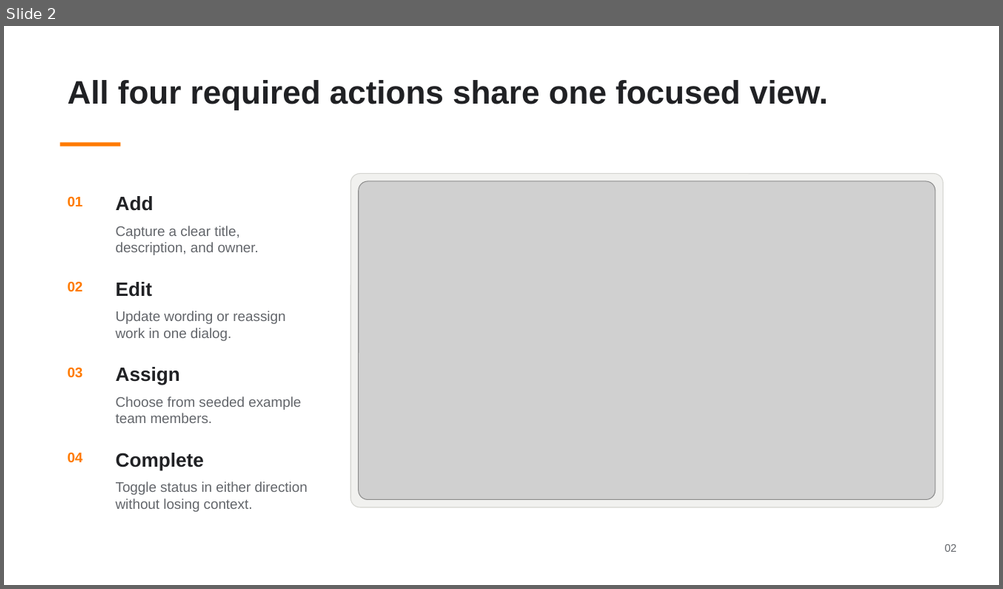
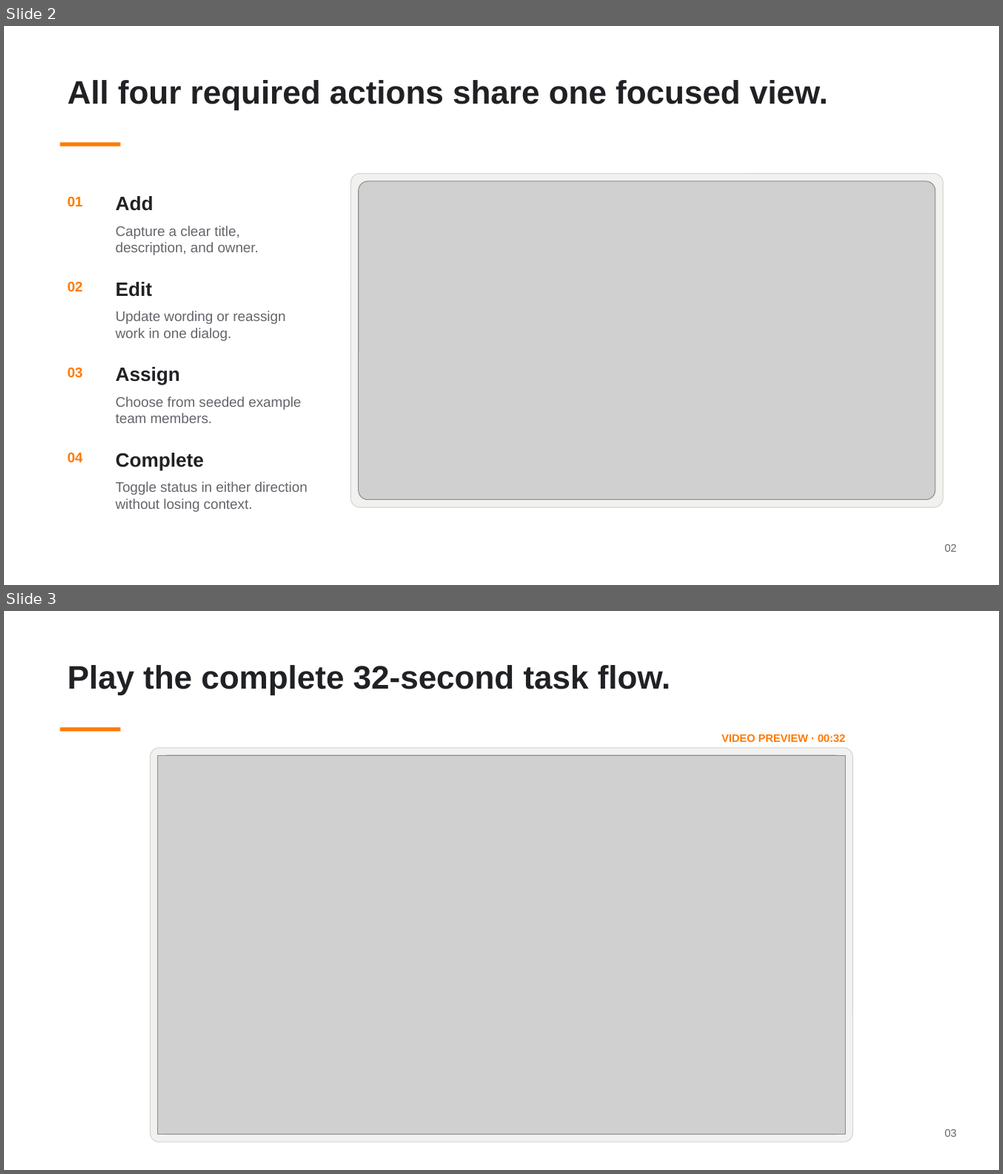
Before and after one commit to MarinJursic/spark-task-tracker, a slide deck: output/presentation/Spark-Task-Tracker-Walkthrough.pptx. Shown one above the other, each under a label of ours: slide 2 before the commit, slides 2 and 3 after it. The pictures are 1003x589 and 1003x1174 pixels, drawn with LibreOffice and Linux fonts; fonts in the diff are those of the drawing; grey boxes stand for pictures. Boxes give left, top, right and bottom in pixels: in the first picture for what was removed or moved away, otherwise in the second. Text is boxed around its words. In the diff, an @@ line names an element or a change of style, - is before the commit and + after.

```diff
--- a/output/presentation/Spark-Task-Tracker-Walkthrough.pptx
+++ b/output/presentation/Spark-Task-Tracker-Walkthrough.pptx
@@ slide 3 added at <box>4,611,999,1170</box>, background #FFFFFF @@
@@ text added at <box>68,665,671,695</box>, 31.5 pt, text #202124, bold @@
+Play the complete 32-second task flow.
@@ rectangle added at <box>60,727,120,731</box>, fill #FF7A00 @@
@@ text added at <box>721,734,845,742</box>, 10.5 pt, text #FF7A00, bold @@
+VIDEO PREVIEW · 00:32
@@ rounded rectangle added at <box>151,748,853,1142</box>, fill #F1F1EF, outline #D4D4D0 0.75 pt @@
@@ picture added at <box>158,756,845,1135</box> @@
@@ picture added at <box>158,756,845,1135</box> @@
@@ text added at <box>945,1130,956,1137</box>, 10.5 pt, text #62656A @@
+03
```
Also in this commit, not shown: 4 slides changed, 2 other files.
